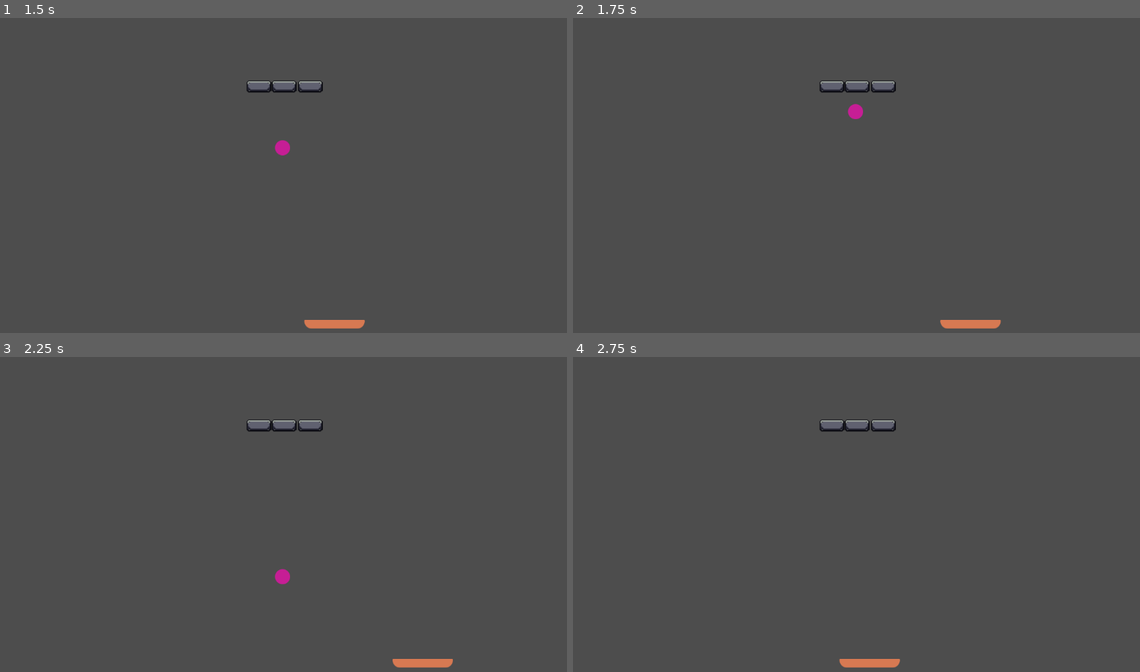
Above: before the commit, frames 1-4 (two rows, left to right).
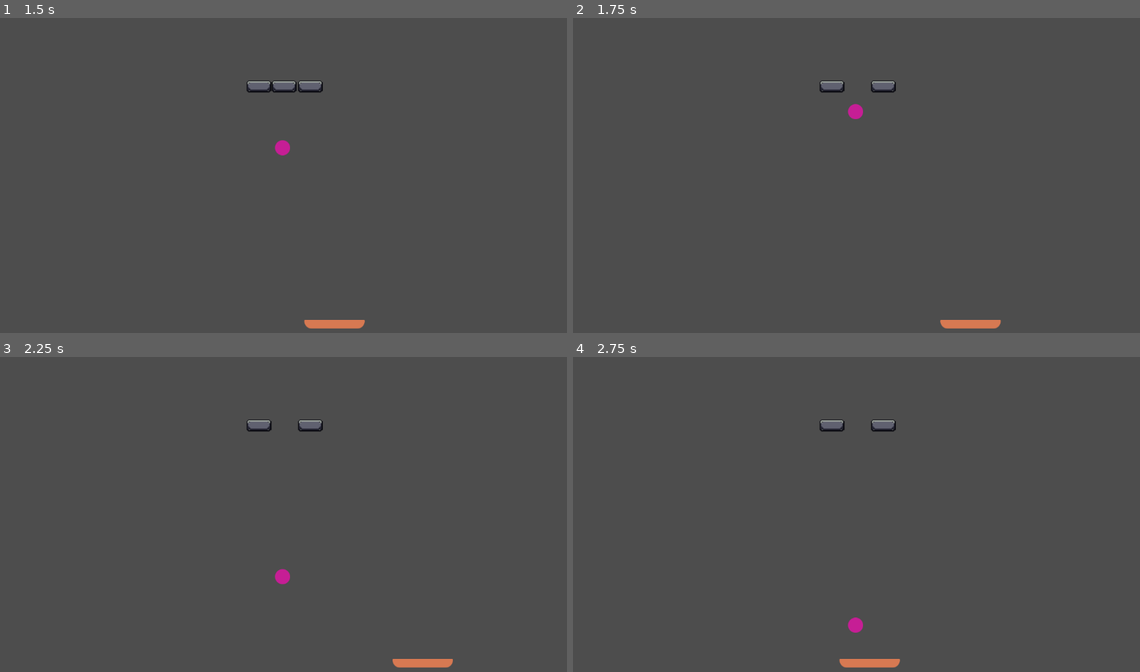
Above: after the commit, the same moments.

Repository: GeoRosa2019/GodotBreakout
Game: Godot game, scene res://Scenes/main_menu.tscn
Two runs of this game, one before a commit and one after it. Both use one fixed random seed, a clock stepped at 60 frames per second and the inputs below.
Inputs:
- Up to frame 1 (1.5 s): click "Start Game" at 0.5 s; tap Enter at 1.25 s; hold D (move_right) from 1.28 s (still down); tap Space (space_button) at 1.35 s
- Up to frame 2 (1.75 s): keep holding D (move_right)
- Up to frame 3 (2.25 s): release D (move_right) at 2.03 s; hold A (move_left) from 2.03 s (still down); tap Space (space_button) at 2.1 s
- Up to frame 4 (2.75 s): keep holding A (move_left)

Frame 1 is identical in both runs. In frame 2, 0.2% of the frame differs, in the area x 47-53%, y 19-24%; in frame 3, 0.2%; in frame 4, 0.3%, in the area x 47-53%, y 19-88%.

Commit message:
Update to function

Diff:
--- a/Scenes/game.tscn
+++ b/Scenes/game.tscn
@@ -18,11 +18,21 @@
 
 [node name="Borders" type="Node" parent="." unique_id=903860754]
 
-[node name="Borders" parent="Borders" unique_id=2071439571 instance=ExtResource("3_wrm1d")]
+[node name="Borders" parent="Borders" unique_id=2071439571 groups=["Boarder"] instance=ExtResource("3_wrm1d")]
 position = Vector2(571, -6.999998)
 scale = Vector2(0.42166197, -31.725363)
 
-[node name="Borders3" parent="Borders" unique_id=314570917 instance=ExtResource("3_wrm1d")]
+[node name="Borders2" parent="Borders" unique_id=368581612 groups=["Boarder"] instance=ExtResource("3_wrm1d")]
+position = Vector2(3.637979e-12, -320.99997)
+rotation = -1.5707964
+scale = Vector2(0.42166197, -58.485367)
+
+[node name="Borders4" parent="Borders" unique_id=789211683 groups=["Boarder"] instance=ExtResource("3_wrm1d")]
+position = Vector2(-9.094947e-13, 320.00003)
+rotation = -1.5707964
+scale = Vector2(0.42166197, -58.485367)
+
+[node name="Borders3" parent="Borders" unique_id=314570917 groups=["Boarder"] instance=ExtResource("3_wrm1d")]
 position = Vector2(-567, -3.999998)
 scale = Vector2(0.42166197, -31.725363)
 
--- a/Scripts/ball.gd
+++ b/Scripts/ball.gd
@@ -8,6 +8,7 @@
 
 func _process(delta):
 	if not launched and Input.is_action_just_pressed("space_button"):
+		print("Button Pressed")
 		launched = true
 		velocity = Vector2.UP * speed  # or whatever direction you want the ball to start moving
 
@@ -19,6 +20,5 @@
 	if collision:
 		var collider = collision.get_collider()
 		if collider.is_in_group("bricks"):
-			print("Hit a brick!")
-			collider.queue_free()
+			collider.hit()
 		velocity = velocity.bounce(collision.get_normal())
--- a/breakable_brick.gd
+++ b/breakable_brick.gd
@@ -1 +1,10 @@
 extends StaticBody2D
+
+@export var points := 10
+
+func _ready() -> void:
+	add_to_group("bricks")
+
+func hit() -> void:
+	# Add score, play a sound, spawn a particle effect, etc. here later
+	queue_free()
--- a/project.godot
+++ b/project.godot
@@ -22,6 +22,7 @@
 [global_group]
 
 bricks=""
+Boarder="Boarders"
 
 [input]
 
